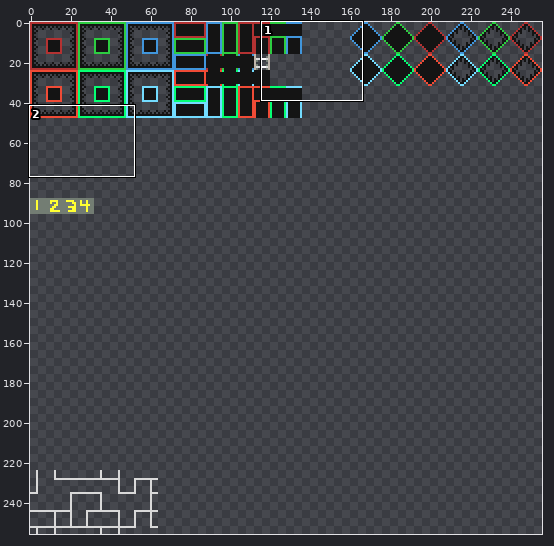
Sprite sheet -- AL/Tileset/Tileset_001.png. The picture above shows the old version from afar; the outline marks the close-up.
Close-up. The starting point:
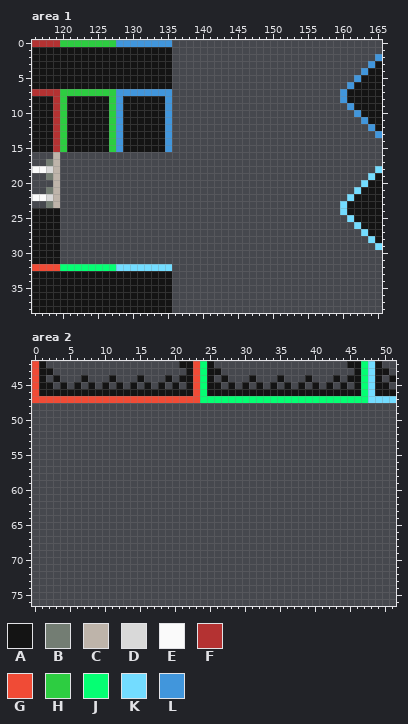
The file is 256x256 pixels. Shown: area 1: x 116..165, y 0..38; area 2: x 0..51, y 42..76. The commit also changed other parts of the picture, which this record leaves out.
Palette (. is transparent): A #141414  B #737d73  C #beb4aa  D #d9d9d9  E #fafafa  F #b43232  G #f04b36  H #2dcd41  J #05ff73  K #73dcff  L #4196dc
Pixels before, area 1, first column x 116:
 0 FFFFHHHHHHHHLLLLLLLL..............................
 1 AAAAAAAAAAAAAAAAAAAA..............................
 2 AAAAAAAAAAAAAAAAAAAA.............................L
 3 AAAAAAAAAAAAAAAAAAAA............................LA
 4 AAAAAAAAAAAAAAAAAAAA...........................LAA
 5 AAAAAAAAAAAAAAAAAAAA..........................LAAA
 6 AAAAAAAAAAAAAAAAAAAA.........................LAAAA
 7 FFFFHHHHHHHHLLLLLLLL........................LAAAAA
 8 AAAFHAAAAAAHLAAAAAAL........................LAAAAA
 9 AAAFHAAAAAAHLAAAAAAL.........................LAAAA
10 AAAFHAAAAAAHLAAAAAAL..........................LAAA
11 AAAFHAAAAAAHLAAAAAAL...........................LAA
12 AAAFHAAAAAAHLAAAAAAL............................LA
13 AAAFHAAAAAAHLAAAAAAL.............................L
14 AAAFHAAAAAAHLAAAAAAL..............................
15 AAAFHAAAAAAHLAAAAAAL..............................
16 ...C..............................................
17 ..BC..............................................
18 EEDC.............................................K
19 ..BC............................................KA
20 ...C...........................................KAA
21 ..BC..........................................KAAA
22 EEDC.........................................KAAAA
23 ..BC........................................KAAAAA
24 AAAA........................................KAAAAA
25 AAAA.........................................KAAAA
26 AAAA..........................................KAAA
27 AAAA...........................................KAA
28 AAAA............................................KA
29 AAAA.............................................K
30 AAAA..............................................
31 AAAA..............................................
32 GGGGJJJJJJJJKKKKKKKK..............................
33 AAAAAAAAAAAAAAAAAAAA..............................
34 AAAAAAAAAAAAAAAAAAAA..............................
35 AAAAAAAAAAAAAAAAAAAA..............................
36 AAAAAAAAAAAAAAAAAAAA..............................
37 AAAAAAAAAAAAAAAAAAAA..............................
38 AAAAAAAAAAAAAAAAAAAA..............................
Pixels before, area 2, first column x 0:
42 GA...................AAGJA...................AAJKA..
43 GAA...................AGJAA...................AJKAA.
44 GA.A...A...A...A...A.AAGJA.A...A...A...A...A.AAJKA.A
45 GAA.A.A.A.A.A.A.A.A.A.AGJAA.A.A.A.A.A.A.A.A.A.AJKAA.
46 GAAAAAAAAAAAAAAAAAAAAAAGJAAAAAAAAAAAAAAAAAAAAAAJKAAA
47 GGGGGGGGGGGGGGGGGGGGGGGGJJJJJJJJJJJJJJJJJJJJJJJJKKKK
After:
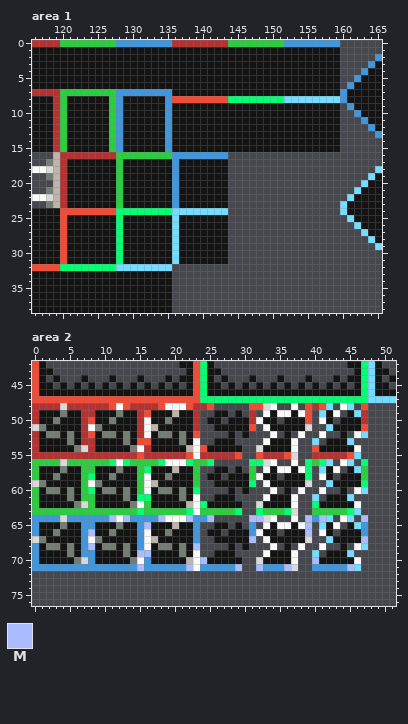
Colours new in this view: M #aabcff
From old to new:
Area 1:
y 0: x 136..159 ........................ -> FFFFFFFFHHHHHHHHLLLLLLLL
y 1..7: x 136..159 ........................ -> AAAAAAAAAAAAAAAAAAAAAAAA
y 8: x 136..159 ........................ -> GGGGGGGGJJJJJJJJKKKKKKKK
y 9..15: x 136..159 ........................ -> AAAAAAAAAAAAAAAAAAAAAAAA
y 16: x 120..143 ........................ -> FFFFFFFFHHHHHHHHLLLLLLLL
y 17..23: x 120..143 ........................ -> FAAAAAAAHAAAAAAALAAAAAAA
y 24: x 120..143 ........................ -> GGGGGGGGJJJJJJJJKKKKKKKK
y 25..31: x 120..143 ........................ -> GAAAAAAAJAAAAAAAKAAAAAAA
Area 2:
y 48: x 0..25 .......................... -> FFFFDFFFFFFGEGFFFFGEEEGFFG; x 31..34 .... -> GGDE; x 37 . -> E; x 39..42 .... -> GFGK; x 44..45 .. -> EK; x 47 . -> G
y 49: x 0..23 ........................ -> FAAABAAFFAAABAAFGAAACAAF; x 26..27 .. -> AA; x 29 . -> A; x 31 . -> F; x 33..39 ....... -> EAEEAEG; x 41..43 ... -> KAE; x 45..47 ... -> AKF
y 50: x 0..23 ........................ -> FAABAAAFGAABAAAFEAABAAAF; x 25..26 .. -> AA; x 28..34 ....... -> AAAFEAA; x 36..39 .... -> AAAG; x 41..42 .. -> EA; x 44..47 .... -> AAAF
y 51: x 0..23 ........................ -> DBAAAAAFEBAAAAAFECAAAAAF; x 26..31 ...... -> AAAAAG; x 33..39 ....... -> EAAAAAD; x 42..47 ...... -> KAAAAG
y 52: x 0..23 ........................ -> FABBABAFGABBABAFEABBABAG; x 28 . -> A; x 30 . -> A; x 34 . -> E; x 36 . -> A; x 38 . -> E; x 41 . -> E; x 44 . -> A; x 46..47 .. -> EK
y 53: x 0..23 ........................ -> FAAAABAFFAAAABAGGAAAABAE; x 26..28 ... -> AAA; x 33..37 ..... -> EAAAE; x 40 . -> K; x 42..45 .... -> AAAK
y 54: x 0..29 .............................. -> FAAAAABDFAAAAABEFAAAAACEGAAAAA; x 32..37 ...... -> DAAAAE; x 40..46 ....... -> GAAAAAE
y 55: x 0..29 .............................. -> FFFFFFFFFFFFFFFGFFFFFFGEFFFFFG; x 32..37 ...... -> GFFFGD; x 40..46 ....... -> FFFFFGK
y 56: x 0..25 .......................... -> HHHHDHHHHHHJEJHHHHJEEEJHHJ; x 31..34 .... -> JJDE; x 37 . -> E; x 39..42 .... -> JHJK; x 44..45 .. -> EK; x 47 . -> J
y 57: x 0..23 ........................ -> HAAABAAHHAAABAAHJAAACAAH; x 26..27 .. -> AA; x 29 . -> A; x 31 . -> H; x 33..39 ....... -> EAEEAEJ; x 41..43 ... -> KAE; x 45..47 ... -> AKH
y 58: x 0..23 ........................ -> HAABAAAHJAABAAAHEAABAAAH; x 25..26 .. -> AA; x 28..34 ....... -> AAAHEAA; x 36..39 .... -> AAAJ; x 41..42 .. -> EA; x 44..47 .... -> AAAH
y 59: x 0..23 ........................ -> DBAAAAAHEBAAAAAHECAAAAAH; x 26..31 ...... -> AAAAAJ; x 33..39 ....... -> EAAAAAD; x 42..47 ...... -> KAAAAJ
y 60: x 0..23 ........................ -> HABBABAHJABBABAHEABBABAJ; x 28 . -> A; x 30 . -> A; x 34 . -> E; x 36 . -> A; x 38 . -> E; x 41 . -> E; x 44 . -> A; x 46..47 .. -> EK
y 61: x 0..23 ........................ -> HAAAABAHHAAAABAJJAAAABAE; x 26..28 ... -> AAA; x 33..37 ..... -> EAAAE; x 40 . -> K; x 42..45 .... -> AAAK
y 62: x 0..29 .............................. -> HAAAAABDHAAAAABEHAAAAACEJAAAAA; x 32..37 ...... -> DAAAAE; x 40..46 ....... -> JAAAAAE
y 63: x 0..29 .............................. -> HHHHHHHHHHHHHHHJHHHHHHJEHHHHHJ; x 32..37 ...... -> JHHHJD; x 40..46 ....... -> HHHHHJK
y 64: x 0..25 .......................... -> LLLLDLLLLLLMEMLLLLMEEEMLLM; x 31..34 .... -> MMDE; x 37 . -> E; x 39..42 .... -> MLMK; x 44..45 .. -> EK; x 47 . -> M
y 65: x 0..23 ........................ -> LAAABAALLAAABAALMAAACAAL; x 26..27 .. -> AA; x 29 . -> A; x 31 . -> L; x 33..39 ....... -> EAEEAEM; x 41..43 ... -> KAE; x 45..47 ... -> AKL
y 66: x 0..23 ........................ -> LAABAAALMAABAAALEAABAAAL; x 25..26 .. -> AA; x 28..34 ....... -> AAALEAA; x 36..39 .... -> AAAM; x 41..42 .. -> EA; x 44..47 .... -> AAAL
y 67: x 0..23 ........................ -> DBAAAAALEBAAAAALECAAAAAL; x 26..31 ...... -> AAAAAM; x 33..39 ....... -> EAAAAAD; x 42..47 ...... -> KAAAAM
y 68: x 0..23 ........................ -> LABBABALMABBABALEABBABAM; x 28 . -> A; x 30 . -> A; x 34 . -> E; x 36 . -> A; x 38 . -> E; x 41 . -> E; x 44 . -> A; x 46..47 .. -> EK
y 69: x 0..23 ........................ -> LAAAABALLAAAABAMMAAAABAE; x 26..28 ... -> AAA; x 33..37 ..... -> EAAAE; x 40 . -> K; x 42..45 .... -> AAAK
y 70: x 0..29 .............................. -> LAAAAABDLAAAAABELAAAAACEMAAAAA; x 32..37 ...... -> DAAAAE; x 40..46 ....... -> MAAAAAE
y 71: x 0..29 .............................. -> LLLLLLLLLLLLLLLMLLLLLLMELLLLLM; x 32..37 ...... -> MLLLMD; x 40..46 ....... -> LLLLLMK
